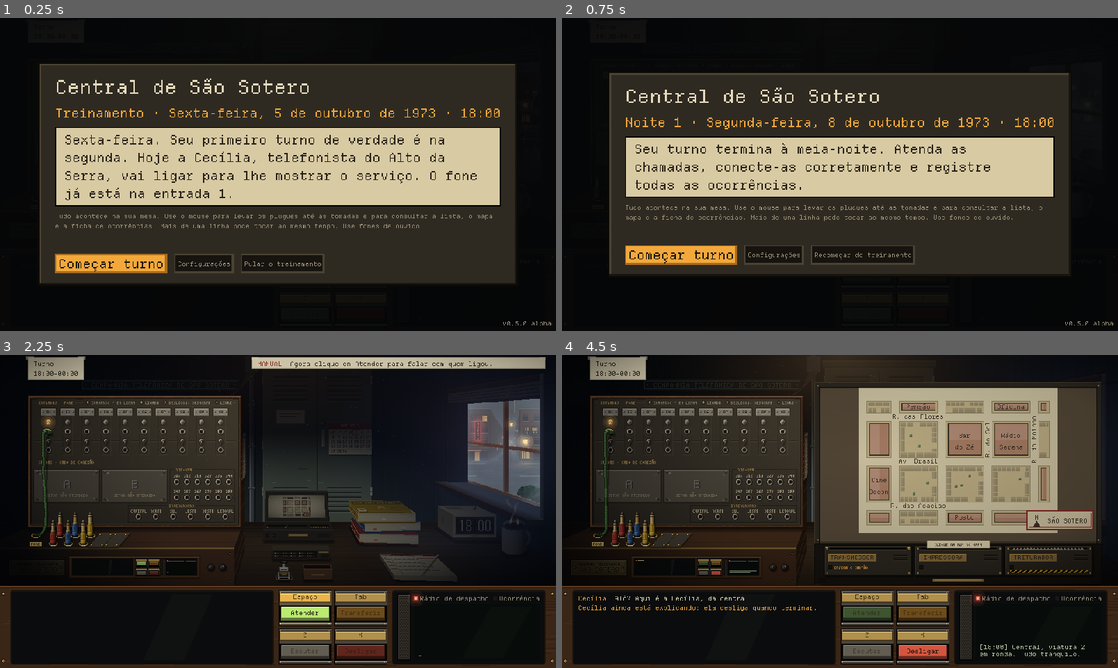
Above: before the commit, frames 1-4 (two rows, left to right).
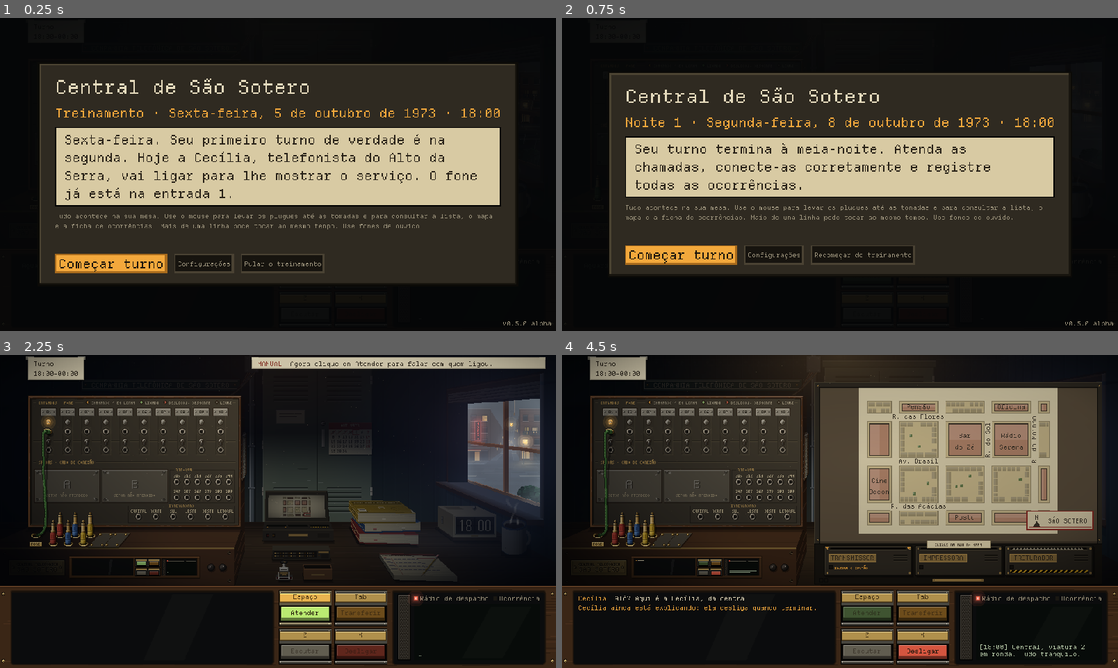
Above: after the commit, the same moments.

Repository: MendelDdS/Project-Switchboard
Game: Godot game, scene res://scenes/app.tscn
The game is run twice, just before and just after one commit, with the same random seed, the same clock (stepped at 60 frames per second) and the same inputs.
Inputs (mouse positions are in pixels of both pictures, inside the frame that each line leads up to):
- Up to frame 1 (0.25 s): no input
- Up to frame 2 (0.75 s): click "Pular o treinamento" at 0.5 s
- Up to frame 3 (2.25 s): click "Recomeçar do treinamento" at 1.25 s; click "Começar turno" at 2 s
- Up to frame 4 (4.5 s): click "Atender" at 2.75 s; click "Desligar" at 3.5 s; tap Enter at 4.25 s; drag from (840, 511) to (895, 442) at 4.27 s

The runs differ from the first frame. In frame 3, less than 0.1% of the frame differs, in the area x 0-100%, y 24-98%; in frame 4, 1.5%, in the area x 0-100%, y 8-98%.

Commit message:
feat(#0000): pixel snapping in the game view (transforms and vertices, so moving things at half-pixel mouse positions stay on the grid; the shot tool matches it), the bottom panel height locked (the transcript shrinks to its newest line so four rows of answers fit with the warning and the urgency bar, with a flow test of the worst case per stage), and the outputs caption on an engraved rule like the inputs one
Co-Authored-By: Claude Opus 5.5 <noreply@anthropic.com>

Diff:
--- a/scenes/app.tscn
+++ b/scenes/app.tscn
@@ -33,6 +33,8 @@
 process_mode = 1
 canvas_item_default_texture_filter = 0
 disable_3d = true
+snap_2d_transforms_to_pixel = true
+snap_2d_vertices_to_pixel = true
 handle_input_locally = false
 size = Vector2i(960, 540)
 render_target_update_mode = 4
--- a/scenes/ui/phone_panel.tscn
+++ b/scenes/ui/phone_panel.tscn
@@ -27,7 +27,7 @@
 
 [node name="Transcript" type="RichTextLabel" parent="Bar/ConvBox/ConvV"]
 unique_name_in_owner = true
-custom_minimum_size = Vector2(0, 28)
+custom_minimum_size = Vector2(0, 13)
 layout_mode = 2
 size_flags_vertical = 3
 bbcode_enabled = true
--- a/scripts/ui/switchboard.gd
+++ b/scripts/ui/switchboard.gd
@@ -676,8 +676,9 @@
 		return
 	_draw_strips()
 	_draw_rule(RULES["in"], T.text(T.Key.BOARD_INPUTS), false)   # os nomes por cima das faixas
-	# o nome das saídas embaixo delas, no vão até os bancos (a faixa entre as entradas e as saídas é das chaves de escuta)
-	_draw_rule(roundf((ROW_Y["out"] + JACK / 2.0 + DEST_TOP - 13.0) / 2.0), T.text(T.Key.BOARD_OUTPUTS), false)   # no meio entre as saídas e os bancos
+	# o nome das saídas embaixo delas, no meio do vão até os bancos, sobre uma faixa como a das entradas, que separa as
+	# seções (a faixa entre as entradas e as saídas é das chaves de escuta)
+	_draw_rule(roundf((ROW_Y["out"] + JACK / 2.0 + DEST_TOP - 13.0) / 2.0), T.text(T.Key.BOARD_OUTPUTS))
 	_draw_wear()
 	_draw_trunks(trunks)
 
--- a/tests/test_flow.gd
+++ b/tests/test_flow.gd
@@ -1462,6 +1462,33 @@
 	await frames(int(60.0 * 60.0 / Engine.time_scale))
 	ok(bg._walkers.is_empty(), "depois das 22h ninguém passa")
 	print("OK 16 pedestres")
+
+	# ---- 17. o painel de baixo não muda de altura: numa emergência com aviso, respostas em quatro fileiras e a barra,
+	# as falas encolhem até a mais nova (antes, o painel crescia e empurrava a sala para cima)
+	var ph: PhonePanel = m.phone
+	var h0 := ph.size.y
+	var pe := PhoneCall.from_emergency(GameData.template_emergency())
+	m.ring(pe)
+	_move(0, pe.line)
+	m.answer()
+	ok(await wait_until(func(): return ph.urgency.visible, 20.0), "emergência na linha, com a barra")
+	var rows := 0.0
+	for st in 3:
+		var many: Array[Dictionary] = []
+		for i in 4:   # uma resposta longa por fileira
+			many.append({"label": "Alguém está ferido, preso ou precisando de ajuda? %d" % i, "fn": func(): pass})
+		pe.set_options(many)
+		ph.warn(T.text(T.Key.WARN_FONE_TO_BLINK))
+		await frames(10)
+		rows = maxf(rows, ph._choices.size.y)
+		ok(ph.size.y == h0, "estágio %d: o painel fica em %d px (está em %d)" % [st, h0, ph.size.y])
+		var e: EmergencyCall = pe.data
+		pe.urgency = [e.stage_sec.x, e.stage_sec.x + e.stage_sec.y, e.stage_sec.x + e.stage_sec.y + e.stage_sec.z][pe.stage]
+		await frames(2)
+	ok(rows >= 4 * 18.0, "o pior caso chegou a quatro fileiras de respostas (%d px)" % rows)
+	m.drop_all()
+	ok(await wait_until(func(): return m.board.ends.all(func(x): return x == -1), 10.0), "cabos na base depois")
+	print("OK 17 altura do painel")
 	finish("fluxo da central")
 
 
--- a/tools/shot.gd
+++ b/tools/shot.gd
@@ -32,6 +32,8 @@
 	var vp := SubViewport.new()   # o jogo nessa largura, como o `GameView` o põe na janela
 	vp.size = Vector2i(int(_args.get("width", "960")), 540)
 	vp.render_target_update_mode = SubViewport.UPDATE_ALWAYS
+	vp.snap_2d_transforms_to_pixel = true   # (como a `View` do `GameView`)
+	vp.snap_2d_vertices_to_pixel = true
 	add_child(vp)
 	var m: Main = load("res://scenes/main.tscn").instantiate()
 	if not _args.has("night"):
Not shown, changed: CLAUDE.md
Not shown, changed: HISTORICO.md
Not shown, changed: LESSONS.md
